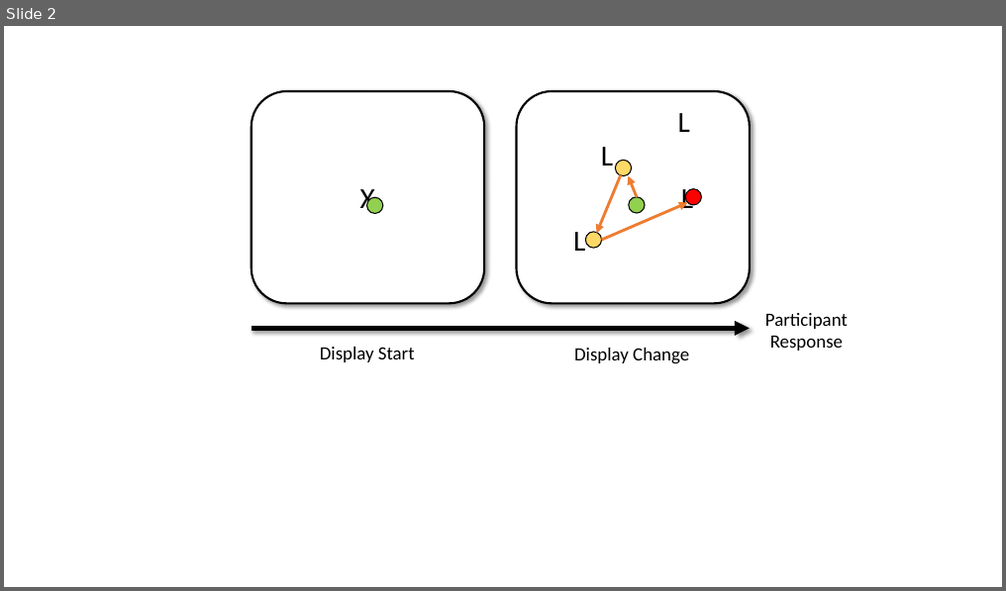
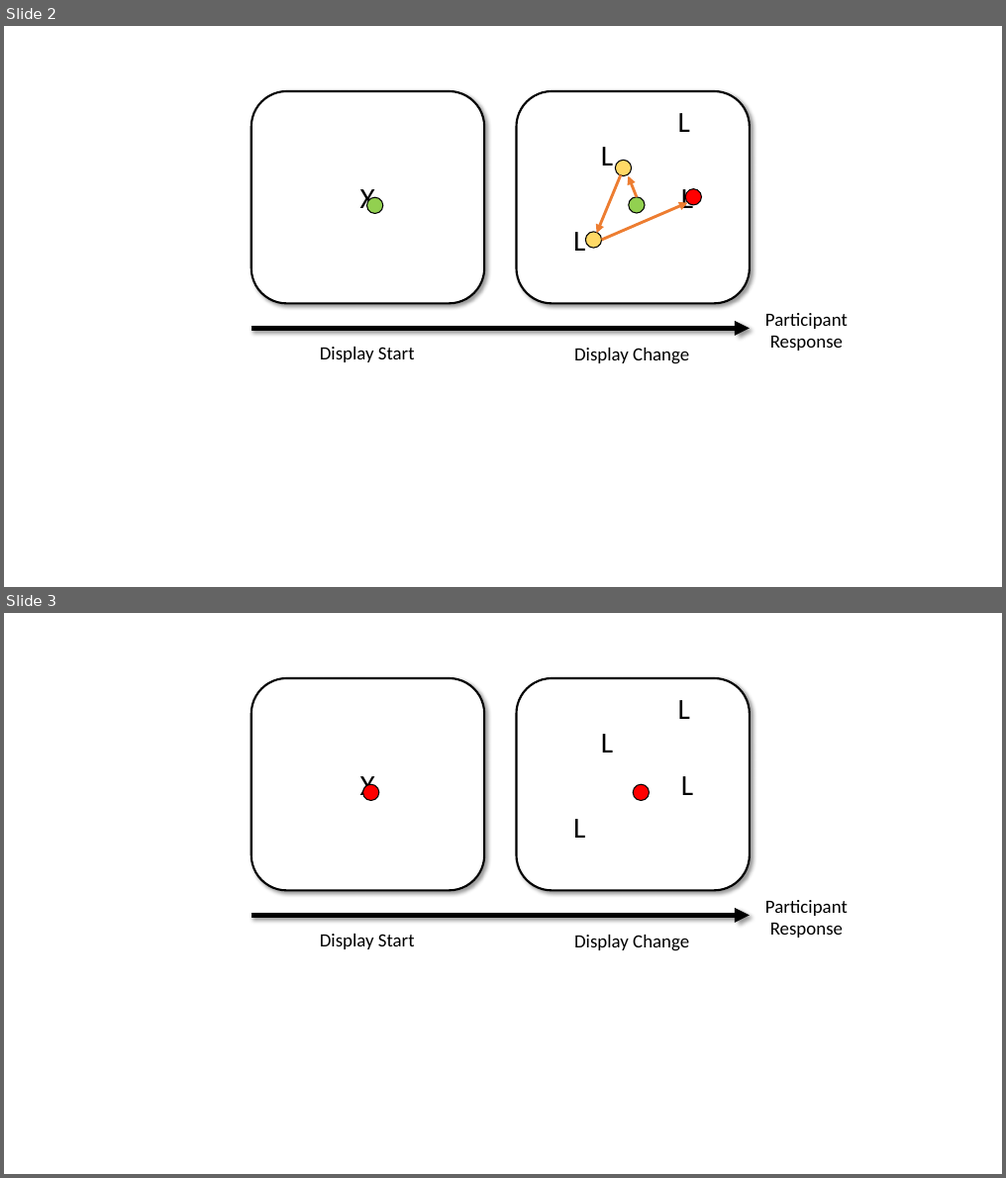
Before and after one commit to hjgodwin/eyeTrackR, a slide deck: bookdown source/files/ppt/Examples for Bookdown.pptx. Shown one above the other, each under a label of ours: slide 2 before the commit, slides 2 and 3 after it. The pictures are 1006x591 and 1006x1178 pixels, drawn with LibreOffice and Linux fonts; fonts in the diff are those of the drawing. Boxes give left, top, right and bottom in pixels: in the first picture for what was removed or moved away, otherwise in the second. Text is boxed around its words. In the diff, an @@ line names an element or a change of style, - is before the commit and + after.

```diff
--- a/bookdown source/files/ppt/Examples for Bookdown.pptx
+++ b/bookdown source/files/ppt/Examples for Bookdown.pptx
@@ slide 3 added at (4, 613, 1002, 1174), background #FFFFFF @@
@@ rounded rectangle added at (252, 678, 484, 891), fill #FFFFFF, outline #000000 2 pt @@
@@ rounded rectangle added at (517, 678, 749, 891), fill #FFFFFF, outline #000000 2 pt @@
@@ text added at (678, 700, 690, 719), 28 pt, text #000000 @@
+L
@@ text added at (601, 734, 613, 753), 28 pt, text #000000 @@
+L
@@ text added at (360, 771, 375, 803), 28 pt, text #000000 @@
+X
@@ ellipse added at (363, 784, 380, 801), fill #FF0000, outline #000000 1 pt @@
@@ ellipse added at (633, 784, 649, 801), fill #FF0000, outline #000000 1 pt @@
@@ text added at (681, 776, 693, 795), 28 pt, text #000000 @@
+L
@@ text added at (573, 819, 585, 838), 28 pt, text #000000 @@
+L
@@ text added at (765, 900, 847, 938), 18 pt, text #000000 @@
+Participant Response
@@ arrow added from (252, 916) to (749, 916), #000000 4.75 pt @@
@@ text added at (320, 934, 415, 950), 18 pt, text #000000 @@
+Display Start
@@ text added at (574, 935, 689, 952), 18 pt, text #000000 @@
+Display Change
```
Also in this commit, not shown: 18 other files.
